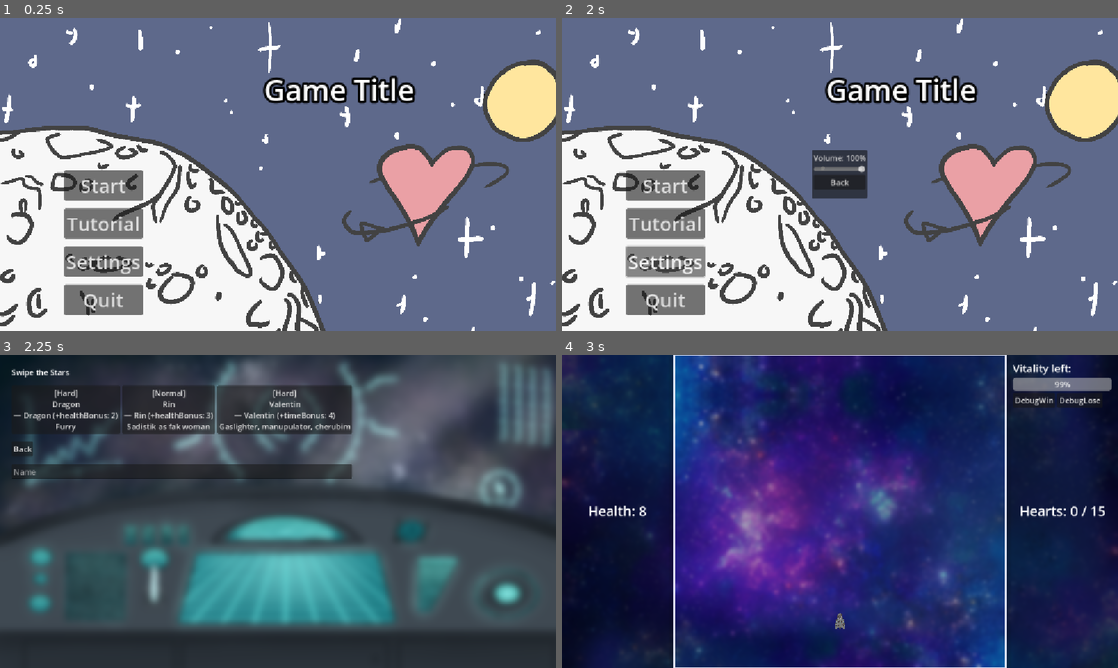
Above: before the commit, frames 1-4 (two rows, left to right).
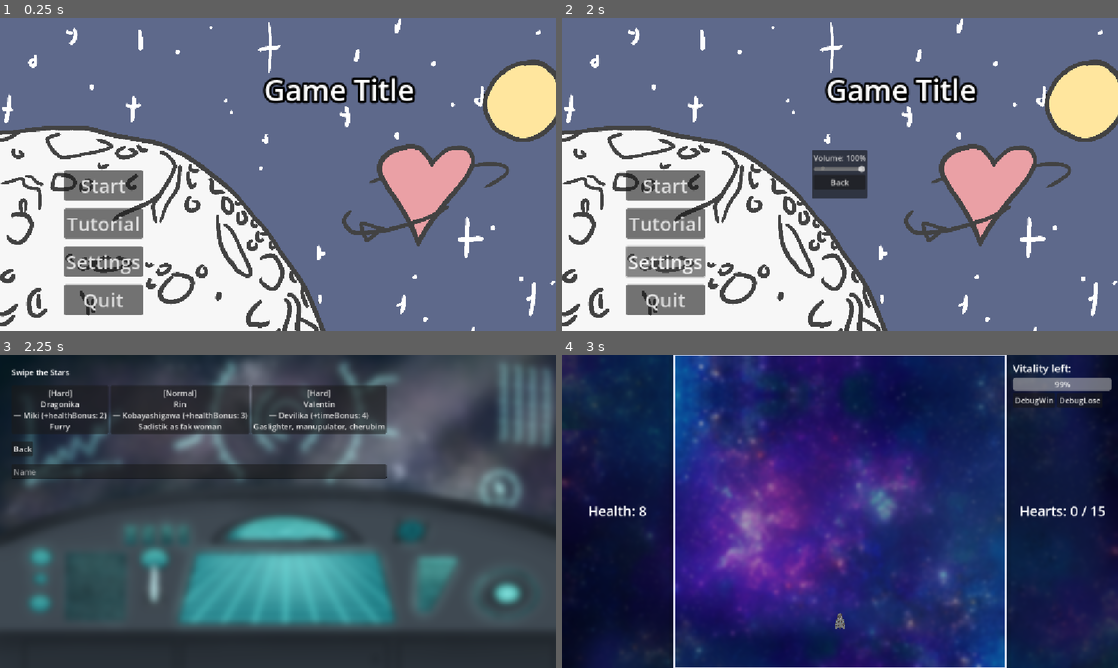
Above: after the commit, the same moments.

Repository: RobinPilt/UTGJ2025_c4
Game: Godot game, scene res://scenes/core/main.tscn
Same seed, same stepped clock (60 frames per second), same inputs: the game is played once before the commit and once after it. Sound files missing from this copy of the repository are replaced by a short silence.
Inputs (mouse positions are in pixels of both pictures, inside the frame that each line leads up to):
- Up to frame 1 (0.25 s): no input
- Up to frame 2 (2 s): click "Tutorial" at 0.5 s; click "Settings" at 1.25 s
- Up to frame 3 (2.25 s): click "Start" at 2 s
- Up to frame 4 (3 s): click (728, 408) at 2.75 s, where only the run before the commit has a clickable "[Normal] Rin — Rin (+healthBo…"

Frames 1-2 are identical in both runs. In frame 3, 3.3% of the frame differs, in the area x 4-70%, y 9-40%; in frame 4, nothing differs.

Commit message:
Dialogue and name changes

Diff:
--- a/koguja/autoload/ScreenRouter.gd
+++ b/koguja/autoload/ScreenRouter.gd
@@ -13,16 +13,22 @@
 		push_warning("ScreenRouter: screen_root not set; call setup() first.")
 		return
 
-	# Clear old screen
+	# Prepare new instance but don't swap yet
+	var scene := _scene_for(state_name)
+	var inst: Node = scene.instantiate() if scene else _make_placeholder(state_name)
+
+	# If a transition exists and supports 'play', use it; otherwise swap immediately
+	if is_instance_valid(transition) and transition.has_method("play"):
+		# transition.play expects a Callable that will be invoked at midpoint
+		transition.call("play", Callable(self, "_do_swap").bind(inst, payload))
+	else:
+		_do_swap(inst, payload)
+
+# Helper to perform the actual swap (called at mid-transition)
+func _do_swap(inst: Node, payload: Dictionary) -> void:
 	for c in screen_root.get_children():
 		c.queue_free()
-
-	# Load target scene or show a placeholder
-	var scene := _scene_for(state_name)
-	var inst: Node = scene.instantiate() if scene else _make_placeholder(state_name)
 	screen_root.add_child(inst)
-
-	# Pass payload to new screen, if it supports bootstrap()
 	if inst.has_method("bootstrap"):
 		inst.call("bootstrap", payload)
 
--- /dev/null
+++ b/koguja/scenes/core/Transition.gd
@@ -0,0 +1,48 @@
+extends CanvasLayer
+
+@export var duration: float = 0.35  # fade-out duration (fade-in takes same time)
+@onready var overlay: ColorRect = $Overlay
+
+func _ready() -> void:
+    # ensure overlay exists
+    if overlay == null:
+        push_error("Transition: Overlay ColorRect not found. Add a ColorRect named 'Overlay' to the scene.")
+        return
+    overlay.visible = false
+    # start fully transparent
+    var c := overlay.color
+    c.a = 0.0
+    overlay.color = c
+
+# Play the transition. `midpoint_cb` is a Callable that will be called after fade-out.
+# Example usage from ScreenRouter:
+#   transition.call("play", Callable(self, "_do_swap"))
+func play(midpoint_cb: Callable) -> void:
+    if overlay == null:
+        # nothing to animate; run callback immediately
+        if midpoint_cb:
+            midpoint_cb.call()
+        return
+
+    overlay.visible = true
+    # ensure starting alpha 0
+    var c := overlay.color
+    c.a = 0.0
+    overlay.color = c
+
+    var tw := create_tween()
+    # fade out to black
+    tw.tween_property(overlay, "color:a", 1.0, duration)
+    # call the provided callback at midpoint
+    tw.tween_callback(func(): _on_midpoint(midpoint_cb))
+    # fade back in (back to transparent)
+    tw.tween_property(overlay, "color:a", 0.0, duration)
+    tw.tween_callback(Callable(self, "_on_complete"))
+    tw.play()
+
+func _on_midpoint(cb: Callable) -> void:
+    if cb:
+        cb.call()
+
+func _on_complete() -> void:
+    overlay.visible = false
--- a/koguja/scenes/core/transition.tscn
+++ b/koguja/scenes/core/transition.tscn
@@ -1,3 +1,11 @@
 [gd_scene format=3 uid="uid://cywopuiijt3hg"]
 
 [node name="Transition" type="Node2D"]
+
+[node name="Overlay" type="ColorRect" parent="."]
+anchors_preset = 15
+anchor_right = 1.0
+anchor_bottom = 1.0
+grow_horizontal = 2
+grow_vertical = 2
+color = Color(0, 0, 0, 1)
--- a/koguja/scenes/ui/DatingApp.gd
+++ b/koguja/scenes/ui/DatingApp.gd
@@ -21,102 +21,102 @@
 var mock_npcs: Array[Dictionary] = [
 	{
 		"display_name": "Foxa",
-		"family_name": "Foxa",
+		"family_name": "Fox",
 		"difficulty_id": "easy",
 		"blurb": "Sassy lil bitch, he's your type of man, mating is must, he chill.",
 		"sprite_path": "res://assets/art/char/foxa.png",
 		"sprite_path2": "res://assets/art/char/foxablush.png",
 		"wedding_art": "res://assets/art/D8316F01-AAA9-44E4-85E3-2E0F52B91CCF.png",
-		"wedding_text": ["", ""],
-		"divorce_text": ["", ""]
-	},
-	{
-		"display_name": "Lucy",
-		"family_name": "Lucy",
+		"wedding_text": ["Human. Not so fast.. we can take our time. Hand in hand.", "We can take our time. hand in hand."],
+		"divorce_text": ["Well i guess we are not meant to be.", "Boy."]
+	},
+	{
+		"display_name": "Lucius",
+		"family_name": "Friedemann",
 		"difficulty_id": "normal",
 		"blurb": "Calm, and a dick, leader kinda shit.",
 		"sprite_path": "res://assets/art/char/lucy.png",
 		"sprite_path2": "res://assets/art/char/lucyblush.png",
 		"wedding_art": "res://assets/art/3F470535-3182-45EE-A5A8-2C2AC87E3284.png",
-		"wedding_text": ["Sample wedding text.", "Sample"],
-		"divorce_text": ["Sample divorce text.", "Sample"]
-	},
-	{
-		"display_name": "Saask",
-		"family_name": "Saask",
+		"wedding_text": ["This bright day should be fine for us, right?", "This glorious day should be celebrated."],
+		"divorce_text": ["I assume I wasn't holy enough for a mere human.", "..."]
+	},
+	{
+		"display_name": "Su-Jin",
+		"family_name": "O",
 		"difficulty_id": "hard",
-		"blurb": "A bad bitch, liar, will take your money, snu snu, rip pelvis.",
+		"blurb": "A bad type, liar, will take your money, snu snu, rip pelvis.",
 		"sprite_path": "res://assets/art/char/saask.png",
 		"sprite_path2": "res://assets/art/char/saaskblush.png",
 		"wedding_art": "res://assets/art/D8316F01-AAA9-44E4-85E3-2E0F52B91CCF.png",
-		"wedding_text": ["Sample wedding text.", "Sample"],
-		"divorce_text": ["Sample divorce text.", "Sample"]
+		"wedding_text": ["You are lucky that i like cute boys like yourself,", "you smell so sweet, just my type. *gets on one knee*"],
+		"divorce_text": ["*sucks you dry*", "Thank you for the blood"]
 	},
 	{
 		"display_name": "Aquarius",
-		"family_name": "Aquarius",
+		"family_name": "Zodiac",
 		"difficulty_id": "normal",
 		"blurb": "Rock hard, stoned, water? this thing is also chill.",
 		"sprite_path": "res://assets/art/char/aquarius.png",
 		"sprite_path2": "res://assets/art/char/aquariusblush.png",
-		"wedding_art": "res://assets/art/9024F3A8-74F1-4787-A083-766A9CAC266B.png",
-		"wedding_text": ["Sample wedding text.", "Sample"],
-		"divorce_text": ["Sample divorce text.", "Sample"]
-	},
-	{
-		"display_name": "Dragon",
-		"family_name": "Dragon",
+		"wedding_art": "res://assets/art/BF9C6B80-118A-480B-861C-F452E28602D8.png",
+		"wedding_text": ["For some who controls the flows, ...", "this one is somewhat agreeable."],
+		"divorce_text": ["Looks like this river didn't flow far enough.", "You should be ashamed."]
+	},
+	{
+		"display_name": "Dragonika",
+		"family_name": "Miki",
 		"difficulty_id": "hard",
 		"blurb": "Furry",
 		"sprite_path": "res://assets/art/char/dragon.png",
 		"sprite_path2": "res://assets/art/char/dragonblush.png",
-		"wedding_art": "res://assets/art/3F470535-3182-45EE-A5A8-2C2AC87E3284.png",
-		"wedding_text": ["Sample wedding text.", "Sample"],
-		"divorce_text": ["Sample divorce text.", "Sample"]
+		"wedding_art": "res://assets/art/BF9C6B80-118A-480B-861C-F452E28602D8.png",
+		"wedding_text": ["You? mortal?", "I guess I can take up your offer."],
+		"divorce_text": ["Divorce? FOR WHAT? you, mere human.", "*goes to cry*"]
 	},
 	{
 		"display_name": "Rin",
-		"family_name": "Rin",
+		"family_name": "Kobayashigawa",
 		"difficulty_id": "normal",
 		"blurb": "Sadistik as fak woman",
 		"sprite_path": "res://assets/art/char/rin.png",
 		"sprite_path2": "res://assets/art/char/rinblush.png",
 		"wedding_art": "res://assets/art/3F470535-3182-45EE-A5A8-2C2AC87E3284.png",
-		"wedding_text": ["Sample wedding text.", "Sample"],
-		"divorce_text": ["Sample divorce text.", "Sample"]
+		"wedding_text": ["Marriage?", "Someone like you, might be fun for a while."],
+		"divorce_text": ["I guess there was no hope to begin with.", "*you lose, you become the pet*"]
 	},
 	{
 		"display_name": "Serena",
-		"family_name": "Serena",
+		"family_name": "Gilbert",
 		"difficulty_id": "easy",
 		"blurb": "Wild woman, chemistry stuff, sadistic?",
 		"sprite_path": "res://assets/art/char/serena.png",
 		"sprite_path2": "res://assets/art/char/serenablush.png",
 		"wedding_art": "res://assets/art/9024F3A8-74F1-4787-A083-766A9CAC266B.png",
-		"wedding_text": ["Sample wedding text.", "Sample"],
-		"divorce_text": ["Sample divorce text.", "Sample"]
+		"wedding_text": ["Some one as cute as you, sure.", "For one that will be with me until the end."],
+		"divorce_text": ["You....mere mortal. You should be thankful, I guess not.", "I knew you wouldn't be a good material for my research."]
 	},
 	{
 		"display_name": "Valentin",
-		"family_name": "Valentin",
+		"family_name": "Devilika",
 		"difficulty_id": "hard",
 		"blurb": "Gaslighter, manupulator, cherubim",
 		"sprite_path": "res://assets/art/char/valentin.png",
 		"sprite_path2": "res://assets/art/char/valentin.png",
 		"wedding_art": "res://assets/art/D8316F01-AAA9-44E4-85E3-2E0F52B91CCF.png",
-		"wedding_text": ["Sample wedding text.", "Sample"],
-		"divorce_text": ["Sample divorce text.", "Sample"]
+		"wedding_text": ["Marry? too bad...", "*grabs your arm* The thee agrees."],
+		"divorce_text": [".........,", "*blast to oblivious* You dead."]
 	},
 	{
 		"display_name": "Victor",
-		"family_name": "Victor",
+		"family_name": "Herman",
 		"difficulty_id": "normal",
 		"blurb": "Alcoholic, chill dude, fight? Yes. gambler",
 		"sprite_path": "res://assets/art/char/victor.png",
 		"sprite_path2": "res://assets/art/char/victorblush.png",
 		"wedding_art": "res://assets/art/9024F3A8-74F1-4787-A083-766A9CAC266B.png",
-		"wedding_text": ["Sample wedding text.", "Sample"],
-		"divorce_text": ["Sample divorce text.", "Sample"]
+		"wedding_text": ["We should go for rounds of drinks.", "On you okay?"],
+		"divorce_text": ["Divorce?", "That was uncalled for yo. I wanted to get you more."]
 	}
 ]
 
Not shown, added: koguja/assets/art/BF9C6B80-118A-480B-861C-F452E28602D8.png.import
Not shown, added: koguja/assets/art/divorce.png.import
Not shown, added: koguja/divorce.png.import
Not shown, added: koguja/scenes/core/Transition.gd.uid
